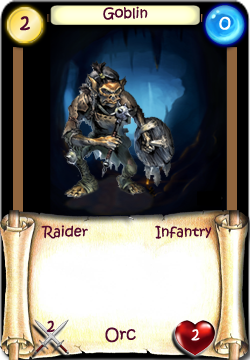
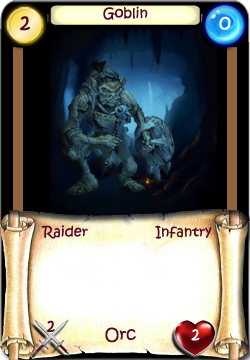
Layered file, before and after one edit (250 × 360). Changes by layer:
added layer "Layer 16" above "Layer 6" over (0, 28, 250, 221)
